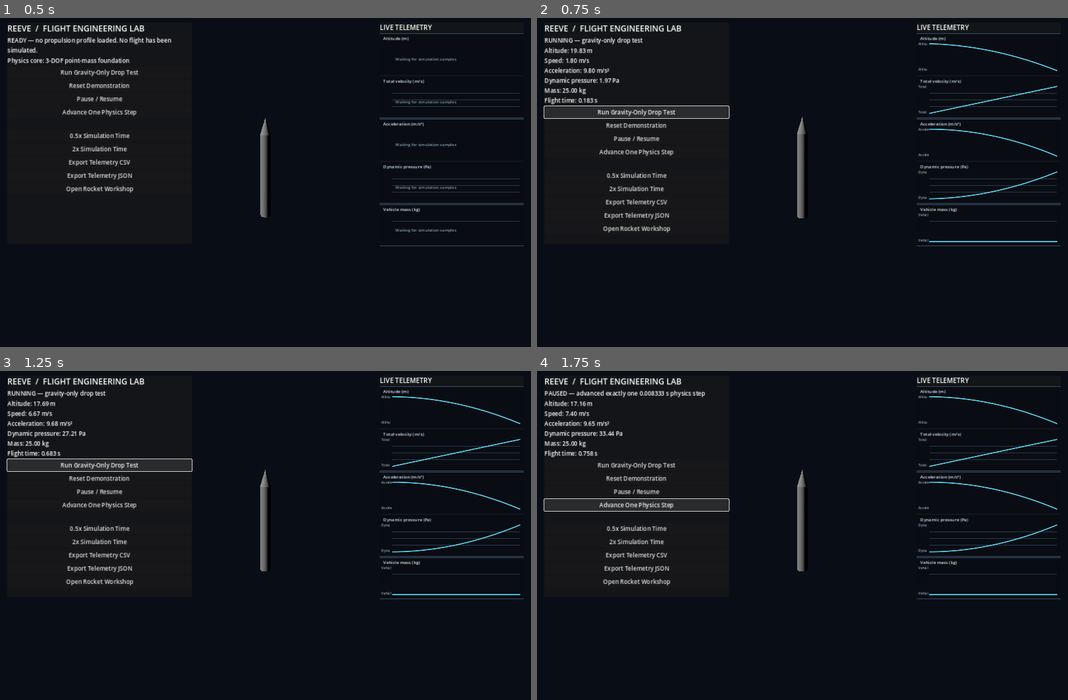
Above: before the commit, frames 1-4 (two rows, left to right).
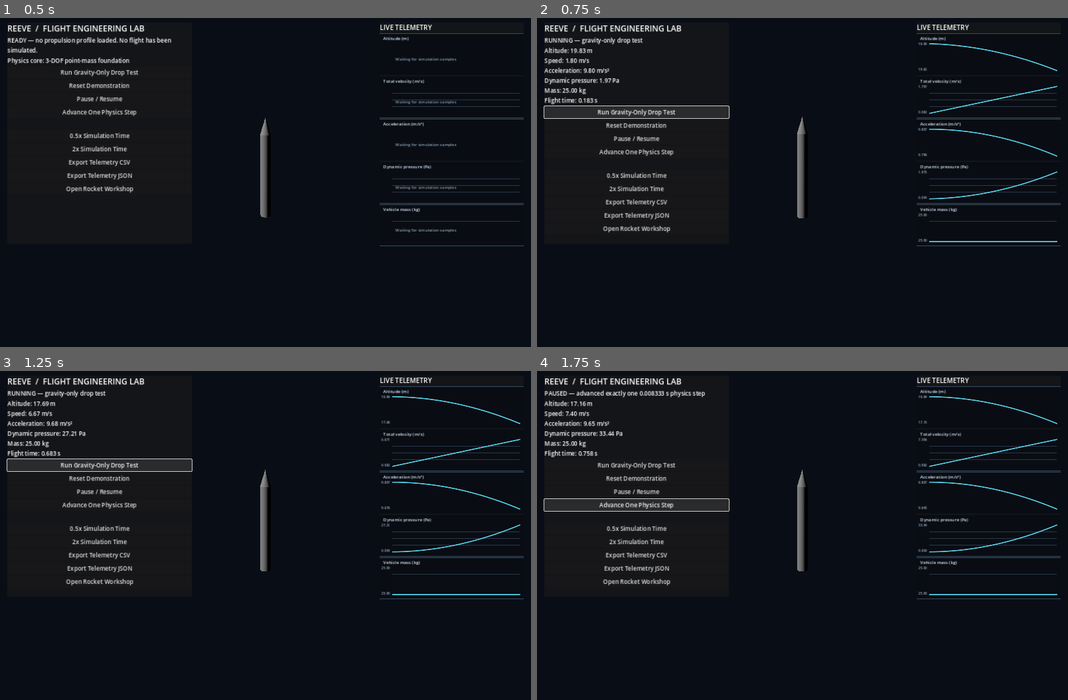
Above: after the commit, the same moments.

Repository: Inflare12/Reeve
Game: Godot game, scene res://scenes/main/main.tscn
Same seed, same stepped clock (60 frames per second), same inputs: the game is played once before the commit and once after it.
Inputs:
- Up to frame 1 (0.5 s): no input
- Up to frame 2 (0.75 s): click "Run Gravity-Only Drop Test" at 0.5 s
- Up to frame 3 (1.25 s): no input
- Up to frame 4 (1.75 s): click "Advance One Physics Step" at 1.25 s

Frame 1 is identical in both runs. In frame 2, less than 0.1% of the frame differs, in the area x 71-74%, y 7-68%; in frame 3, less than 0.1%; in frame 4, less than 0.1%.

Commit message:
Use supported GDScript float format specifier in telemetry plots

Diff:
--- a/scripts/telemetry/telemetry_plot.gd
+++ b/scripts/telemetry/telemetry_plot.gd
@@ -57,5 +57,5 @@
 		draw_circle(points[0], 2.5, Color(0.35, 0.82, 0.92))
 	elif points.size() > 1:
 		draw_polyline(points, Color(0.35, 0.82, 0.92), 1.6, true)
-	draw_string(font, Vector2(4.0, plot_rect.position.y + 4.0), "%.3g" % maximum, HORIZONTAL_ALIGNMENT_LEFT, 28.0, 9, Color(0.62, 0.7, 0.79))
-	draw_string(font, Vector2(4.0, plot_rect.end.y), "%.3g" % minimum, HORIZONTAL_ALIGNMENT_LEFT, 28.0, 9, Color(0.62, 0.7, 0.79))
+	draw_string(font, Vector2(4.0, plot_rect.position.y + 4.0), "%.3f" % maximum, HORIZONTAL_ALIGNMENT_LEFT, 28.0, 9, Color(0.62, 0.7, 0.79))
+	draw_string(font, Vector2(4.0, plot_rect.end.y), "%.3f" % minimum, HORIZONTAL_ALIGNMENT_LEFT, 28.0, 9, Color(0.62, 0.7, 0.79))
